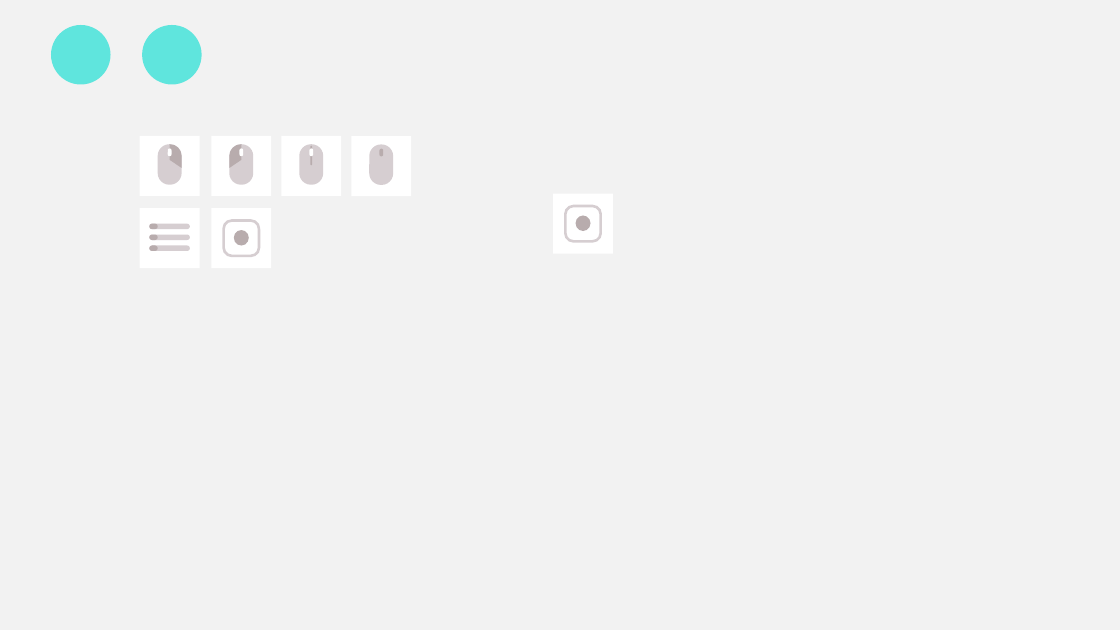
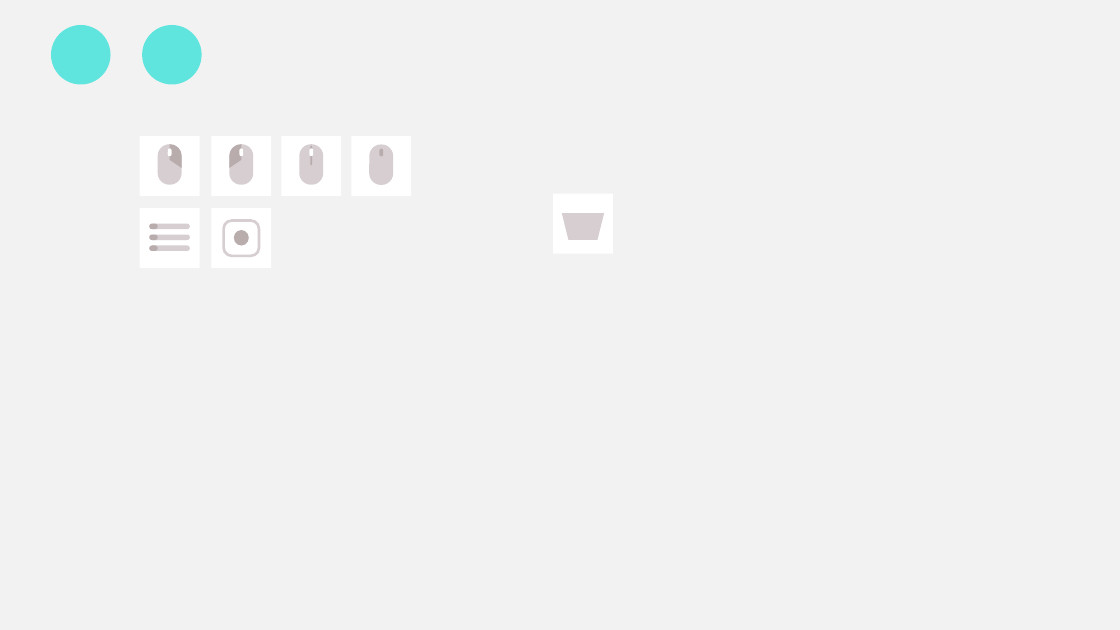
Before and after one commit to buger404/Emerald, a slide deck: slide 1 of UI.pptx. Drawn at 1120x630 pixels with LibreOffice and Linux fonts; fonts in the diff are those of the drawing. Boxes give left, top, right and bottom in pixels: in the first picture for what was removed or moved away, otherwise in the second. Text is boxed around its words. In the diff, an @@ line names an element or a change of style, - is before the commit and + after.

```diff
--- a/UI.pptx
+++ b/UI.pptx
@@ rounded rectangle removed at box(565, 206, 601, 241) @@
@@ trapezoid added at box(562, 213, 604, 240), fill #D6CED1 @@
@@ ellipse removed at box(576, 216, 591, 231) @@
```
Also in this commit, not shown: 1 slide added, 1 slide removed, 13 other files.
